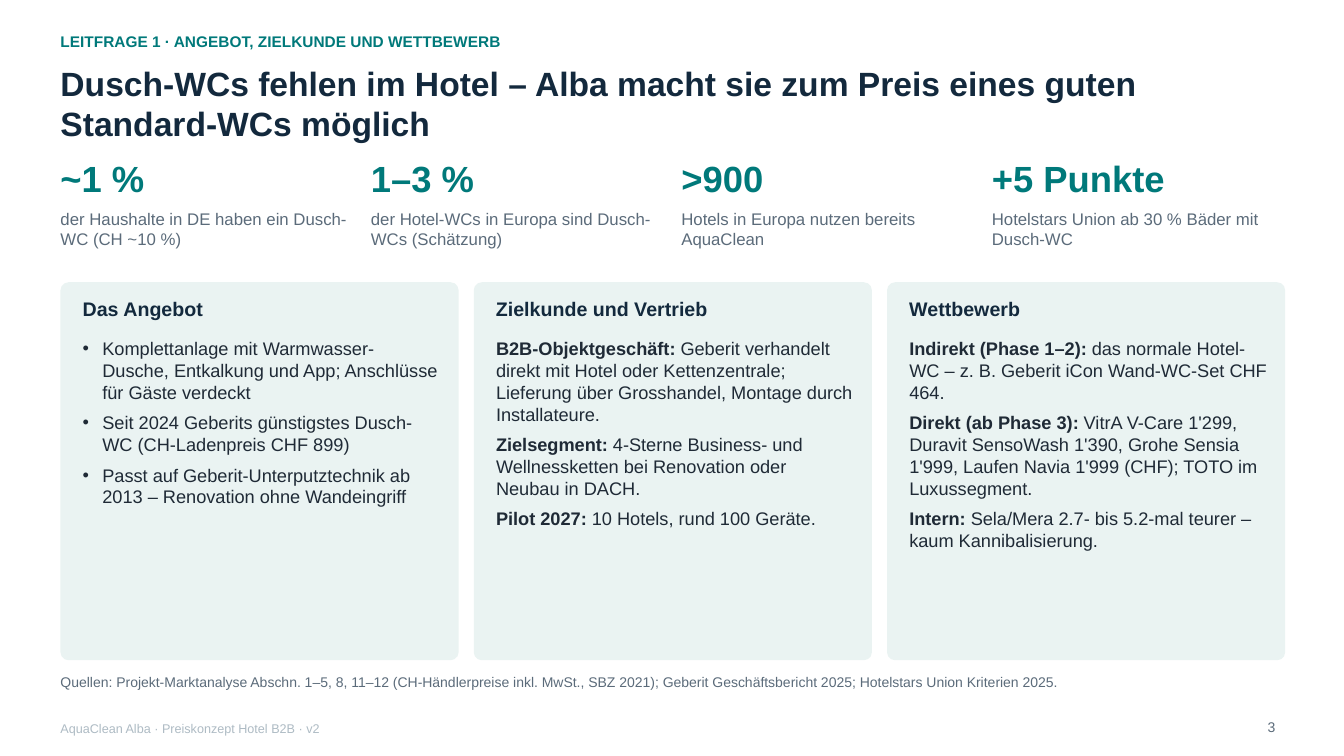
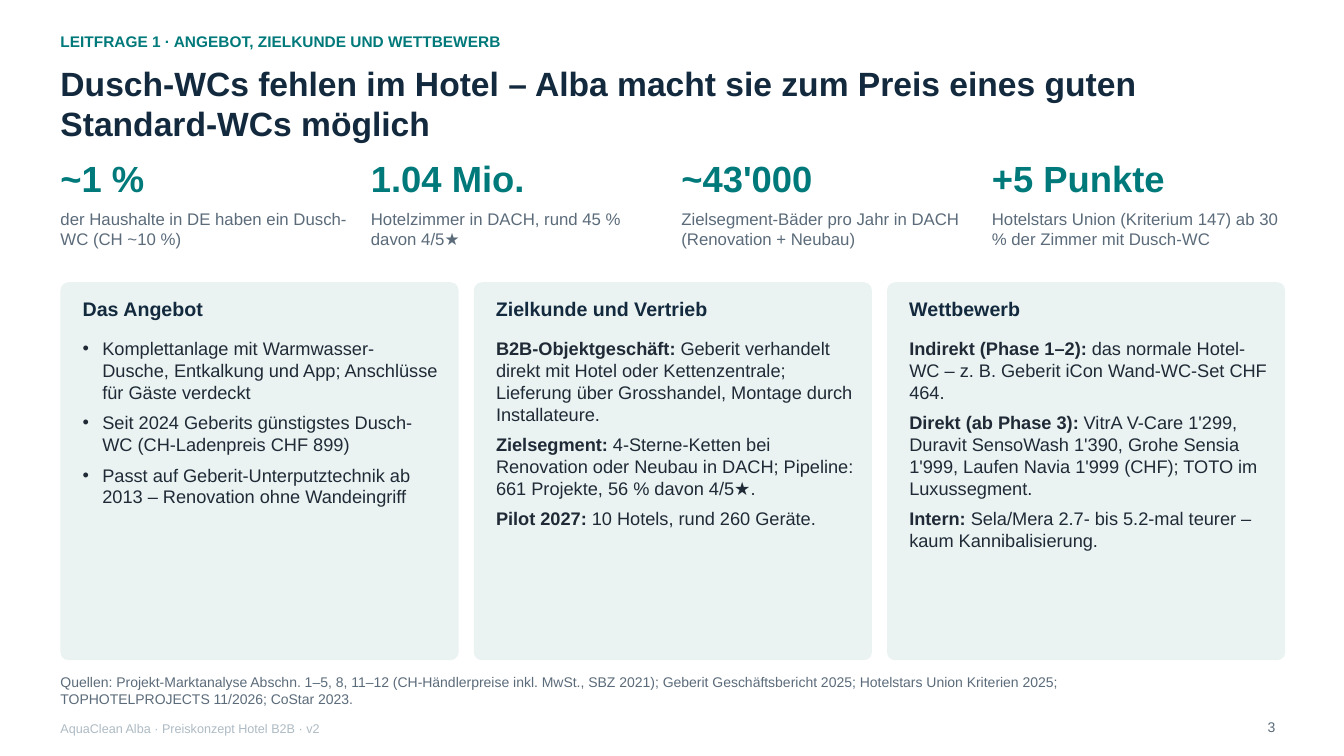
Before and after one commit to dhueppi/ZHAW_CAS_PRICING_01, a slide deck: slide 3 of leistungsnachweis_2/LN2_AquaClean_Alba_Hotel_Preiskonzept_2026_v2.pptx. Drawn at 1344x756 pixels with LibreOffice and Linux fonts; fonts in the diff are those of the drawing. Boxes give left, top, right and bottom in pixels: in the first picture for what was removed or moved away, otherwise in the second. Text is boxed around its words. In the diff, an @@ line names an element or a change of style, - is before the commit and + after.

```diff
--- a/leistungsnachweis_2/LN2_AquaClean_Alba_Hotel_Preiskonzept_2026_v2.pptx
+++ b/leistungsnachweis_2/LN2_AquaClean_Alba_Hotel_Preiskonzept_2026_v2.pptx
@@ text at [371, 165, 525, 193]: text changed @@
-1–3 %
+1.04 Mio.
@@ text at [681, 166, 812, 193]: text changed @@
->900
+~43'000
@@ text at [371, 213, 601, 245]: text changed @@
-der Hotel-WCs in Europa sind Dusch-WCs (Schätzung)
+Hotelzimmer in DACH, rund 45 % davon 4/5★
@@ text at [681, 213, 960, 249]: text changed @@
-Hotels in Europa nutzen bereits AquaClean
+Zielsegment-Bäder pro Jahr in DACH (Renovation + Neubau)
@@ text at [992, 213, 1278, 245]: text changed @@
-Hotelstars Union ab 30 % Bäder mit Dusch-WC
+Hotelstars Union (Kriterium 147) ab 30 % der Zimmer mit Dusch-WC
@@ text at [496, 437, 854, 528]: text changed @@
-• Zielsegment: 4-Sterne Business- und Wellnessketten bei Renovation oder Neubau in DACH.
-• Pilot 2027: 10 Hotels, rund 100 Geräte.
+• Zielsegment: 4-Sterne-Ketten bei Renovation oder Neubau in DACH; Pipeline: 661 Projekte, 56 % davon 4/5★.
+• Pilot 2027: 10 Hotels, rund 260 Geräte.
@@ text at [60, 677, 1058, 706]: text changed @@
-Quellen: Projekt-Marktanalyse Abschn. 1–5, 8, 11–12 (CH-Händlerpreise inkl. MwSt., SBZ 2021); Geberit Geschäftsbericht 2025; Hotelstars Union Kriterien 2025.
+Quellen: Projekt-Marktanalyse Abschn. 1–5, 8, 11–12 (CH-Händlerpreise inkl. MwSt., SBZ 2021); Geberit Geschäftsbericht 2025; Hotelstars Union Kriterien 2025; TOPHOTELPROJECTS 11/2026; CoStar 2023.
```
Also in this commit, not shown: 13 other slides changed, 6 other files.
